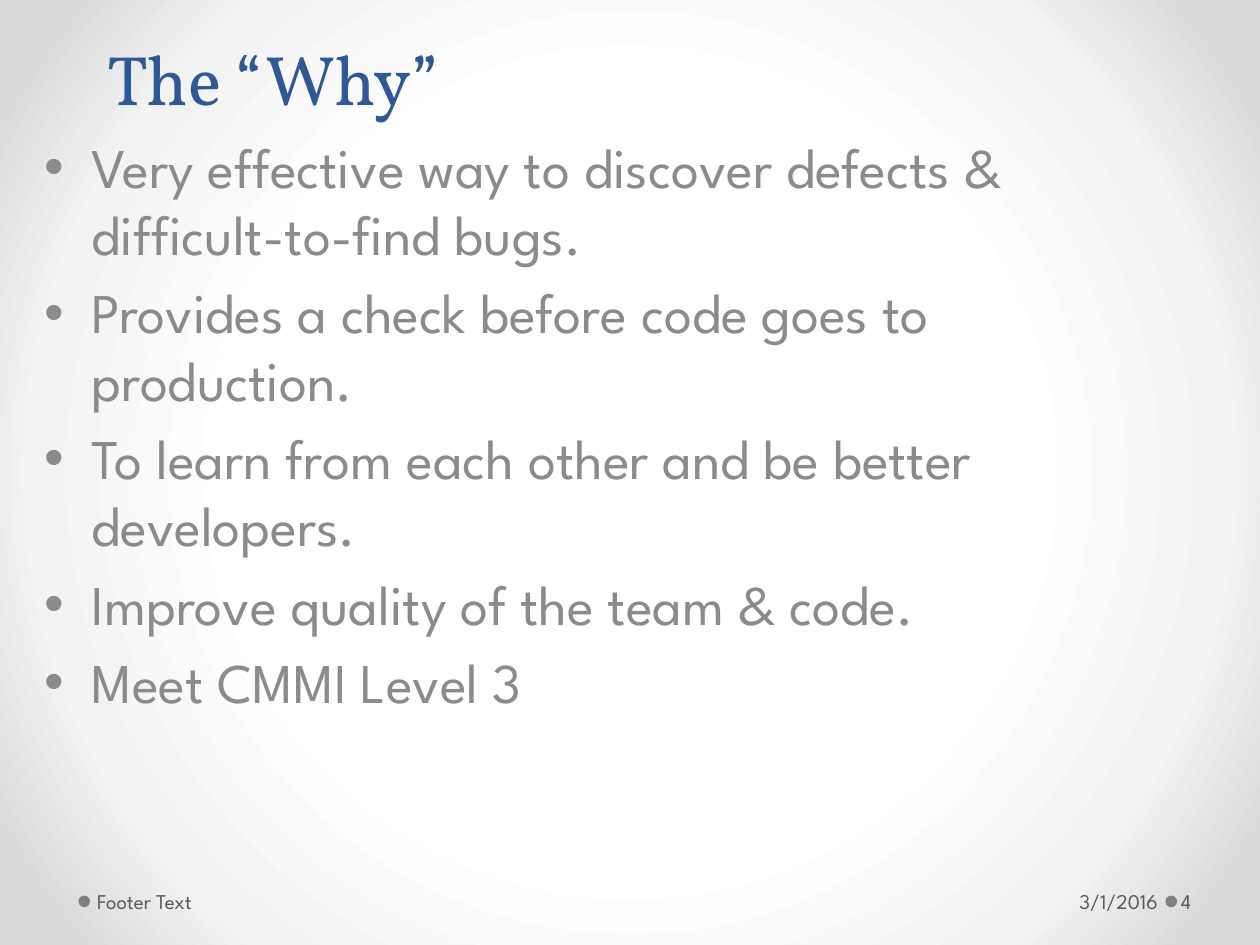
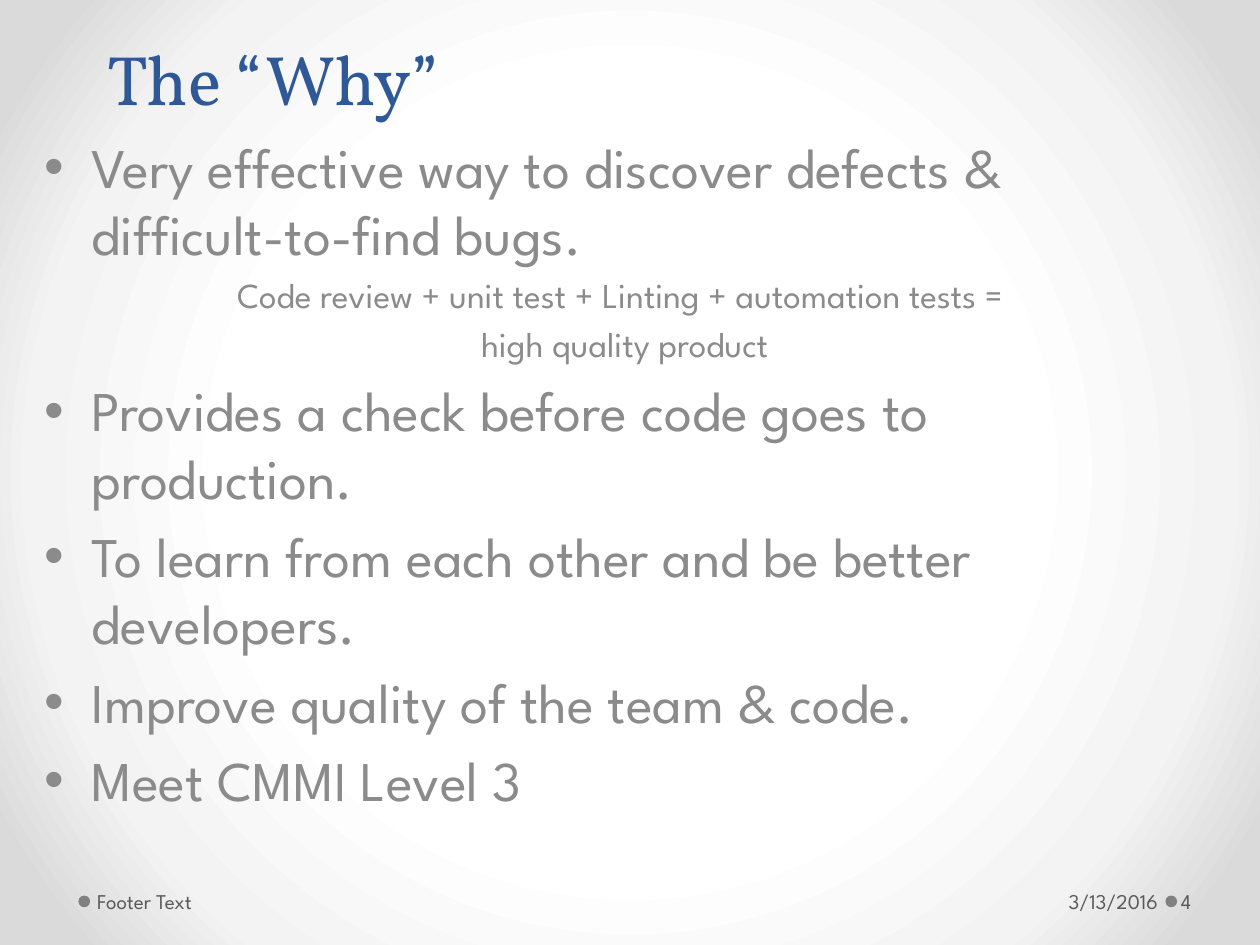
Before and after one commit to h-t-tran/brown, a slide deck: slide 4 of codereview/tech-presentation-effective-codereview.pptx. Drawn at 1260x945 pixels with LibreOffice and Linux fonts; fonts in the diff are those of the drawing. Boxes give left, top, right and bottom in pixels: in the first picture for what was removed or moved away, otherwise in the second. Text is boxed around its words. In the diff, an @@ line names an element or a change of style, - is before the commit and + after.

Commit message:
update code review slides

```diff
--- a/codereview/tech-presentation-effective-codereview.pptx
+++ b/codereview/tech-presentation-effective-codereview.pptx
@@ subtitle at <box>237,284,976,365</box>: paragraphs added @@
+Code review + unit test + Linting + automation tests =
+high quality product
@@ text at <box>1069,894,1158,911</box>: text changed @@
-3/1/2016
+3/13/2016
```
Also in this commit, not shown: 12 other slides changed, 5 slides added, 2 other files.
